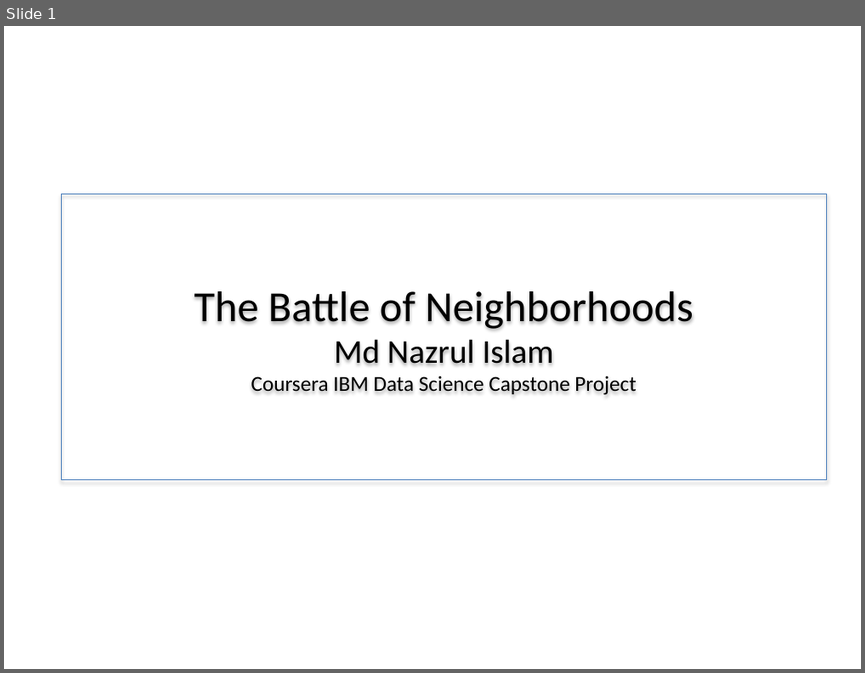
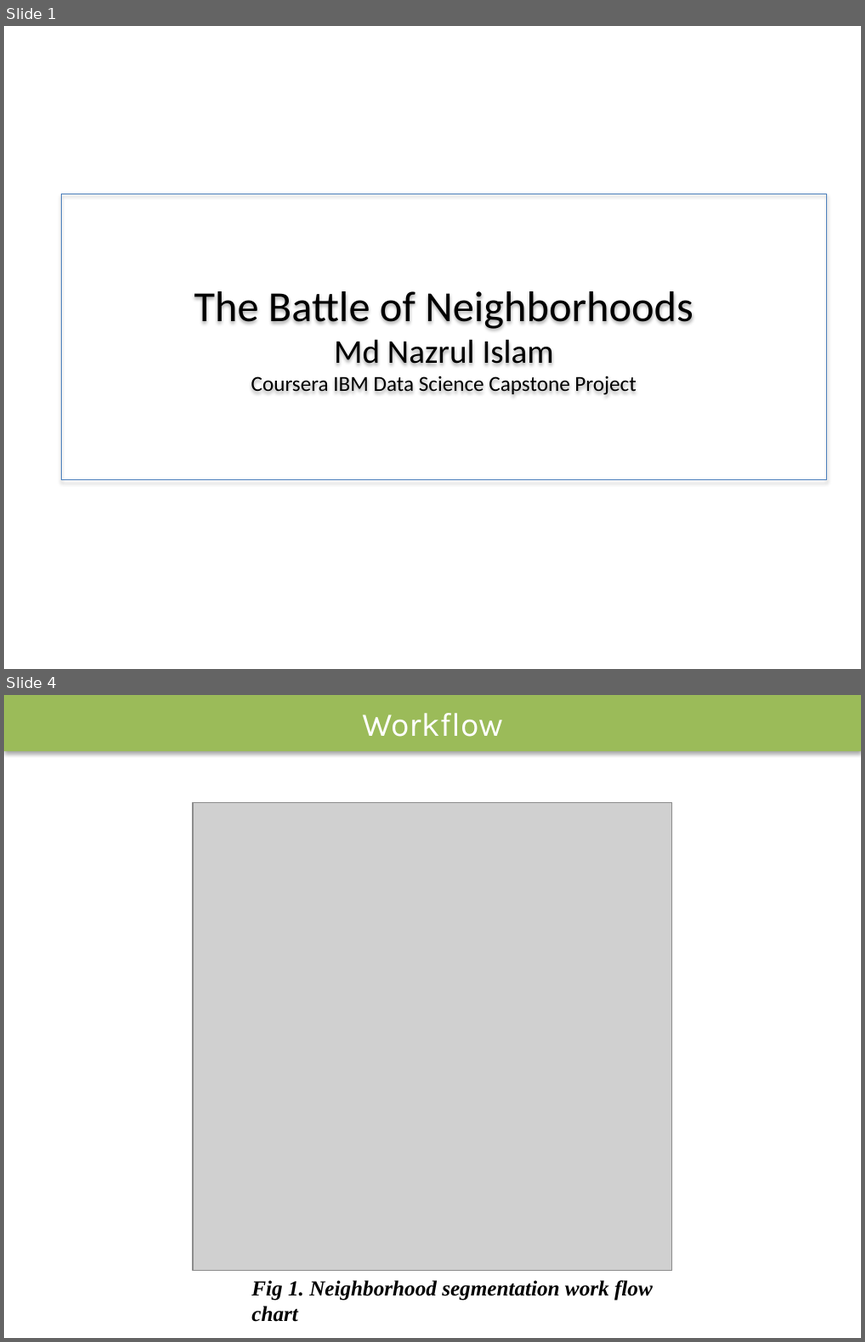
Before and after one commit to nazrulcse2k/data_science_nazrul, a slide deck: The Battle of Neighborhoods.pptx. Shown one above the other, each under a label of ours: slide 1 before the commit, slides 1 and 4 after it; the slides between them are not shown. The pictures are 865x673 and 865x1342 pixels, drawn with LibreOffice and Linux fonts; fonts in the diff are those of the drawing; grey boxes stand for pictures. Boxes give left, top, right and bottom in pixels: in the first picture for what was removed or moved away, otherwise in the second. Text is boxed around its words. In the diff, an @@ line names an element or a change of style, - is before the commit and + after.

```diff
--- a/The Battle of Neighborhoods.pptx
+++ b/The Battle of Neighborhoods.pptx
@@ slide 4 added at (4, 695, 861, 1338), background #FFFFFF @@
@@ rectangle added at (4, 695, 861, 752), fill #9BBB59, 28 pt, text #FFFFFF @@
+Workflow
@@ picture added at (193, 803, 671, 1270) @@
@@ text added at (251, 1280, 653, 1321), 18 pt, text #000000, bold, italic @@
+Fig 1. Neighborhood segmentation work flow chart
```
Also in this commit, not shown: 5 slides changed, 5 other slides added, 3 other files.
